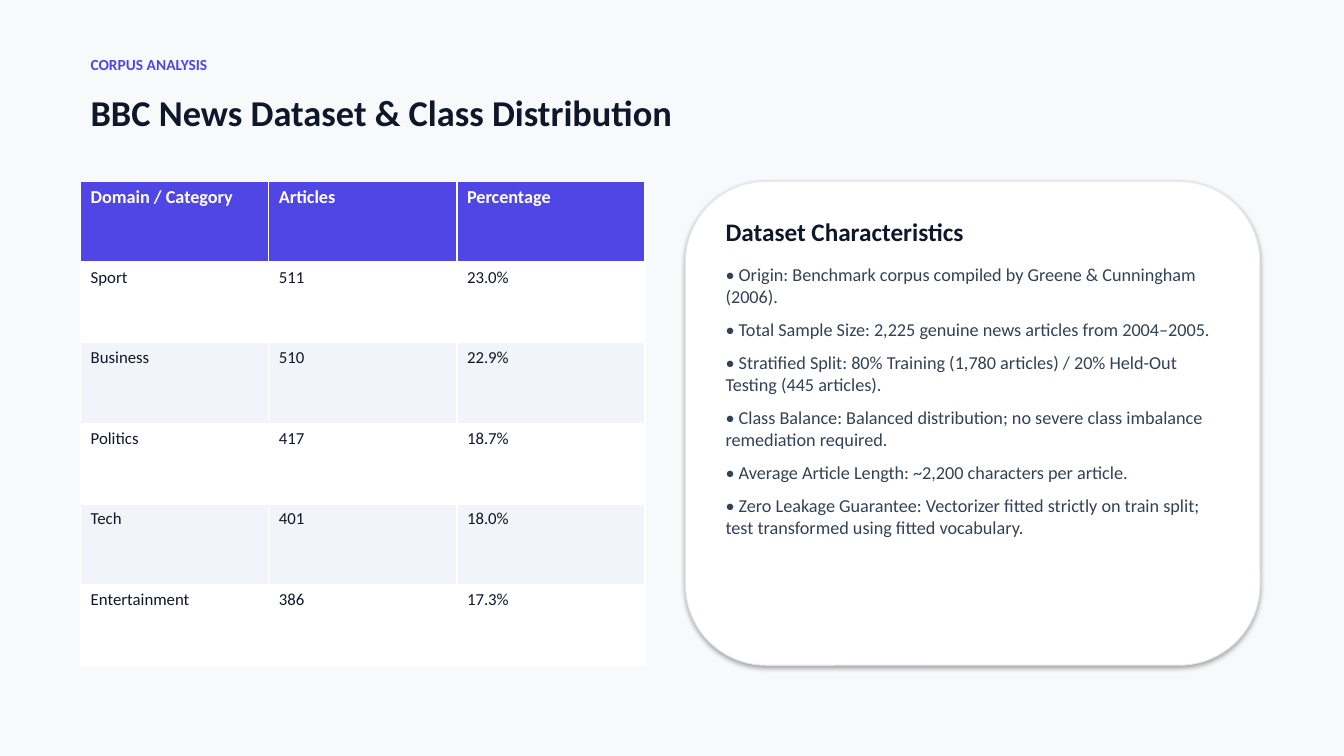
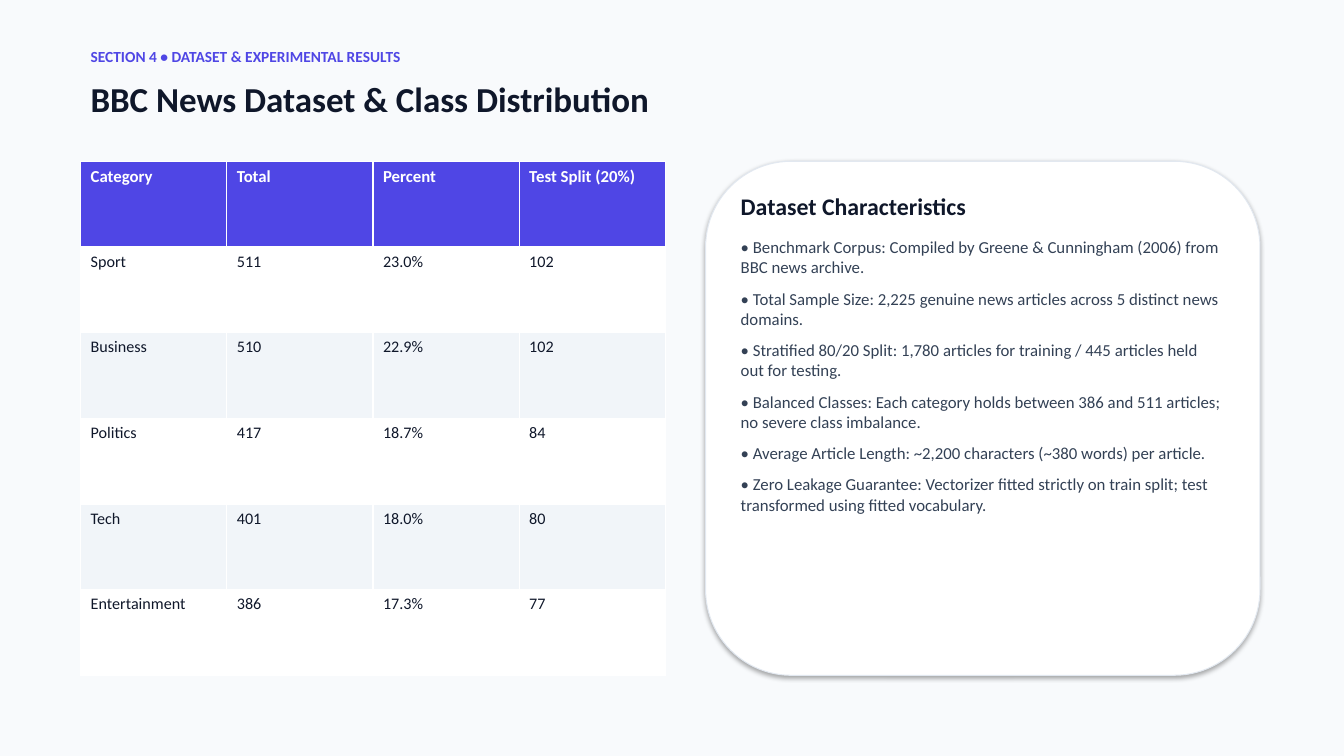
Before and after one commit to Abhijeet0848/NewsLens, a slide deck: slide 8 of docs/NewsScope_Presentation.pptx. Drawn at 1344x756 pixels with LibreOffice and Linux fonts; fonts in the diff are those of the drawing. Boxes give left, top, right and bottom in pixels: in the first picture for what was removed or moved away, otherwise in the second. Text is boxed around its words. In the diff, an @@ line names an element or a change of style, - is before the commit and + after.

Commit message:
docs: restructure presentation into 7 user-specified sections using light theme

```diff
--- a/docs/NewsScope_Presentation.pptx
+++ b/docs/NewsScope_Presentation.pptx
@@ background #F8F9FA to #F8FAFC @@
@@ text at (x1=91, y1=52, x2=401, y2=62): text changed @@
-CORPUS ANALYSIS
+SECTION 4 • DATASET & EXPERIMENTAL RESULTS
@@ text "BBC News Dataset & Class ..." moved from (x1=91, y1=100, x2=672, y2=127) to (x1=91, y1=87, x2=649, y2=113) @@
@@ text "BBC News Dataset & Class ..." at (x1=91, y1=87, x2=649, y2=113): size 26 to 25 pt @@
@@ table at (x1=81, y1=161, x2=665, y2=676) @@
-column 1: Domain / Category | Sport | Business | Politics | Tech | Entertainment
-column 2: Articles | 511 | 510 | 417 | 401 | 386
-column 3: Percentage | 23.0% | 22.9% | 18.7% | 18.0% | 17.3%
+column 1: Category | Sport | Business | Politics | Tech | Entertainment
+column 2: Total | 511 | 510 | 417 | 401 | 386
+column 3: Percent | 23.0% | 22.9% | 18.7% | 18.0% | 17.3%
+column 4: Test Split (20%) | 102 | 102 | 84 | 80 | 77
@@ table resized from (x1=81, y1=181, x2=646, y2=665) to (x1=81, y1=161, x2=665, y2=676) @@
@@ rounded rectangle resized from (x1=686, y1=181, x2=1260, y2=665) to (x1=706, y1=161, x2=1260, y2=676) @@
@@ text "Dataset Characteristics" moved from (x1=726, y1=223, x2=1209, y2=537) to (x1=741, y1=198, x2=1220, y2=514) @@
@@ text at (x1=741, y1=198, x2=1208, y2=514): size 18 to 17 pt in "Dataset Characteristics"; size 13 to 12 pt in "• Zero Leakage Guarantee: Vectorizer fitted strictly ..." @@
@@ text at (x1=741, y1=241, x2=1220, y2=462): text changed; size 13 to 12 pt @@
-• Origin: Benchmark corpus compiled by Greene & Cunningham (2006).
-• Total Sample Size: 2,225 genuine news articles from 2004–2005.
-• Stratified Split: 80% Training (1,780 articles) / 20% Held-Out Testing (445 articles).
-• Class Balance: Balanced distribution; no severe class imbalance remediation required.
-• Average Article Length: ~2,200 characters per article.
+• Benchmark Corpus: Compiled by Greene & Cunningham (2006) from BBC news archive.
+• Total Sample Size: 2,225 genuine news articles across 5 distinct news domains.
+• Stratified 80/20 Split: 1,780 articles for training / 445 articles held out for testing.
+• Balanced Classes: Each category holds between 386 and 511 articles; no severe class imbalance.
+• Average Article Length: ~2,200 characters (~380 words) per article.
```
Also in this commit, not shown: 6 other slides changed, 10 slides added, 9 slides removed, 2 other files.
